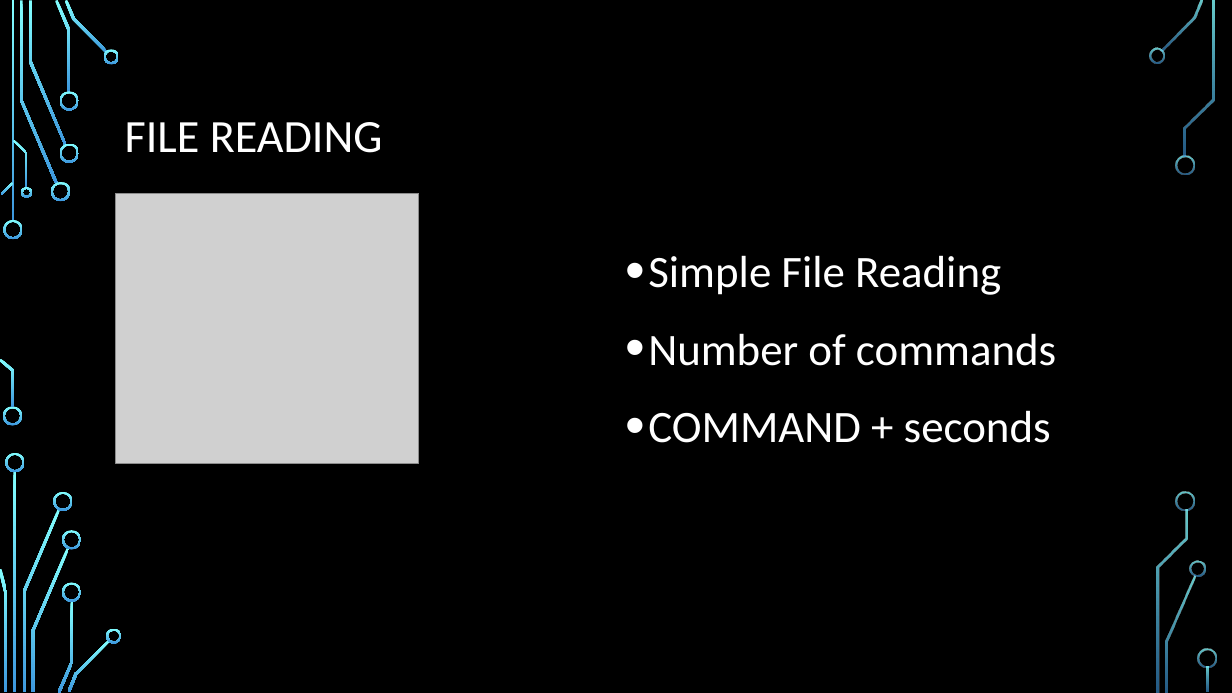
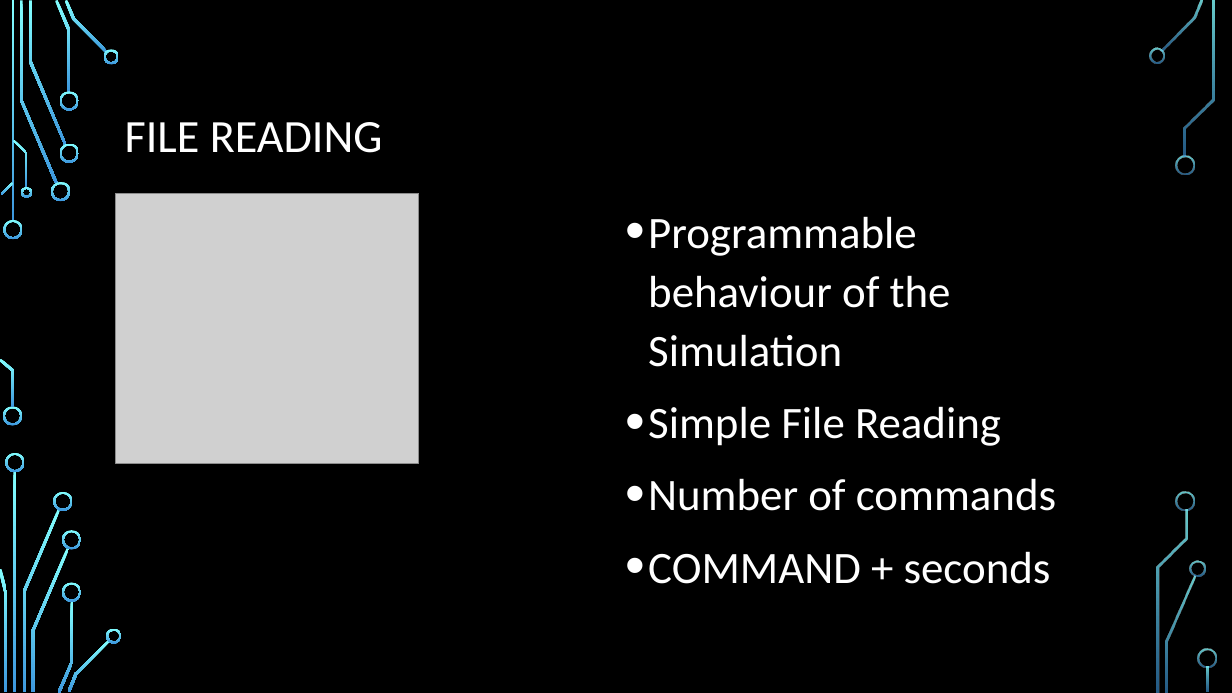
Before and after one commit to manherna/ISS, a slide deck: slide 7 of ISS_FinalPresentation.pptx. Drawn at 1232x693 pixels with LibreOffice and Linux fonts; fonts in the diff are those of the drawing; grey boxes stand for pictures; background and template pictures are left out. Boxes give left, top, right and bottom in pixels: in the first picture for what was removed or moved away, otherwise in the second. Text is boxed around its words. In the diff, an @@ line names an element or a change of style, - is before the commit and + after.

```diff
--- a/ISS_FinalPresentation.pptx
+++ b/ISS_FinalPresentation.pptx
@@ text "Programmable behaviour of the Simulation": place and size @@
-text "Programmable behaviour of the Simulation" at [648, 255, 1056, 443]
+text "Programmable behaviour of the Simulation" at [648, 216, 1056, 584]
@@ text at [648, 216, 951, 367]: paragraph added @@
+• Programmable behaviour of the Simulation
@@ text at [648, 406, 1056, 584]: line spacing 1.2 to 1.1 @@
```
Also in this commit, not shown: 2 other slides changed, 2 other files.
